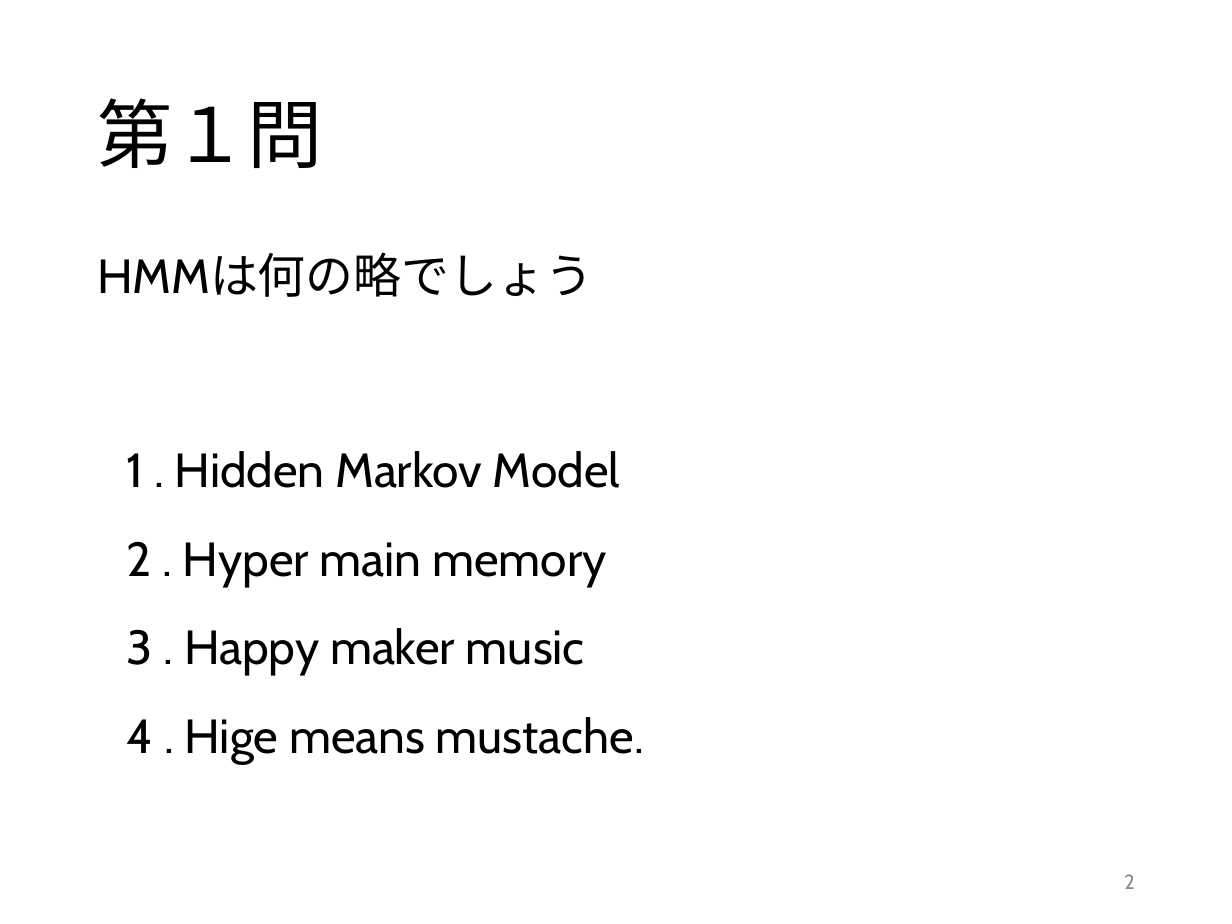
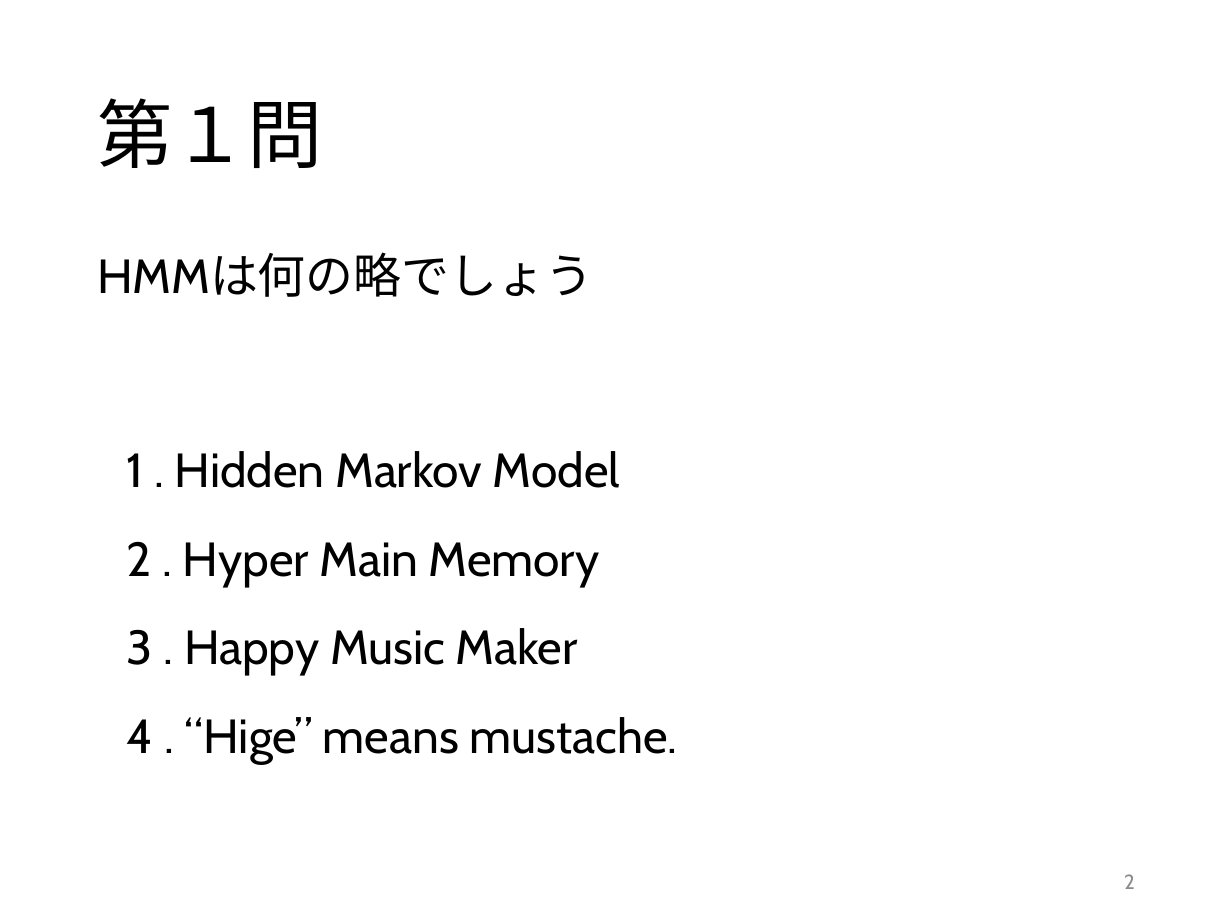
Before and after one commit to 2017B4/rinko, a slide deck: slide 2 of クイズ.pptx. Drawn at 1232x924 pixels with LibreOffice and Linux fonts; fonts in the diff are those of the drawing. Boxes give left, top, right and bottom in pixels: in the first picture for what was removed or moved away, otherwise in the second. Text is boxed around its words. In the diff, an @@ line names an element or a change of style, - is before the commit and + after.

```diff
--- a/クイズ.pptx
+++ b/クイズ.pptx
@@ text at (127,541,600,587): text changed @@
-2 . Hyper main memory
+2 . Hyper Main Memory
@@ text at (127,628,578,675): text changed @@
-3 . Happy maker music
+3 . Happy Music Maker
@@ text at (127,717,678,764): text changed @@
-4 . Hige means mustache.
+4 . “Hige” means mustache.
```
Also in this commit, not shown: 2 other slides changed.
